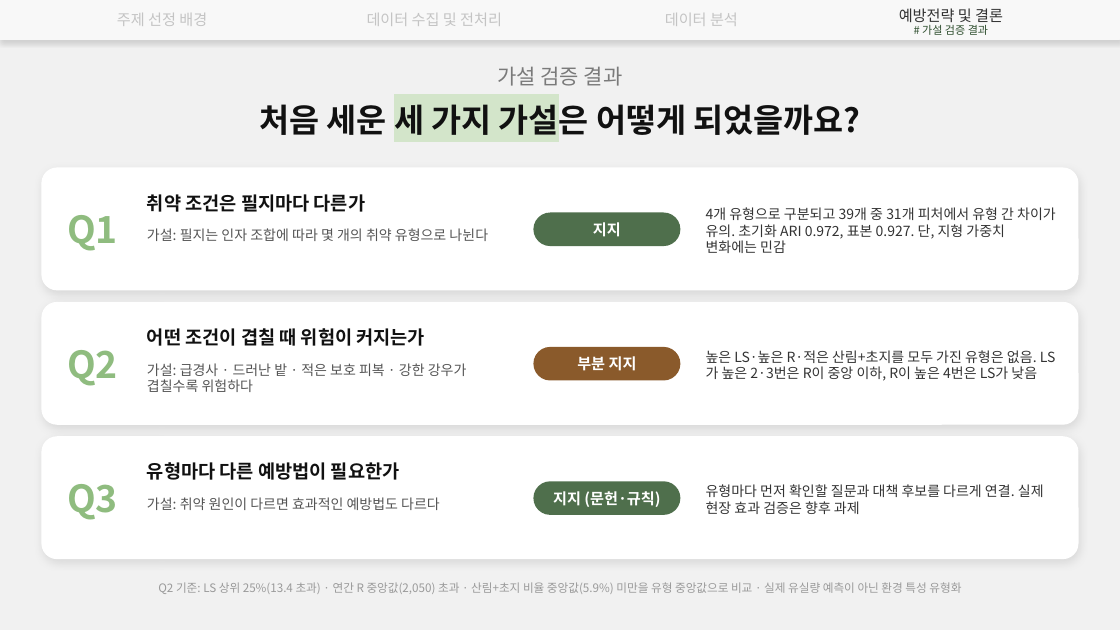
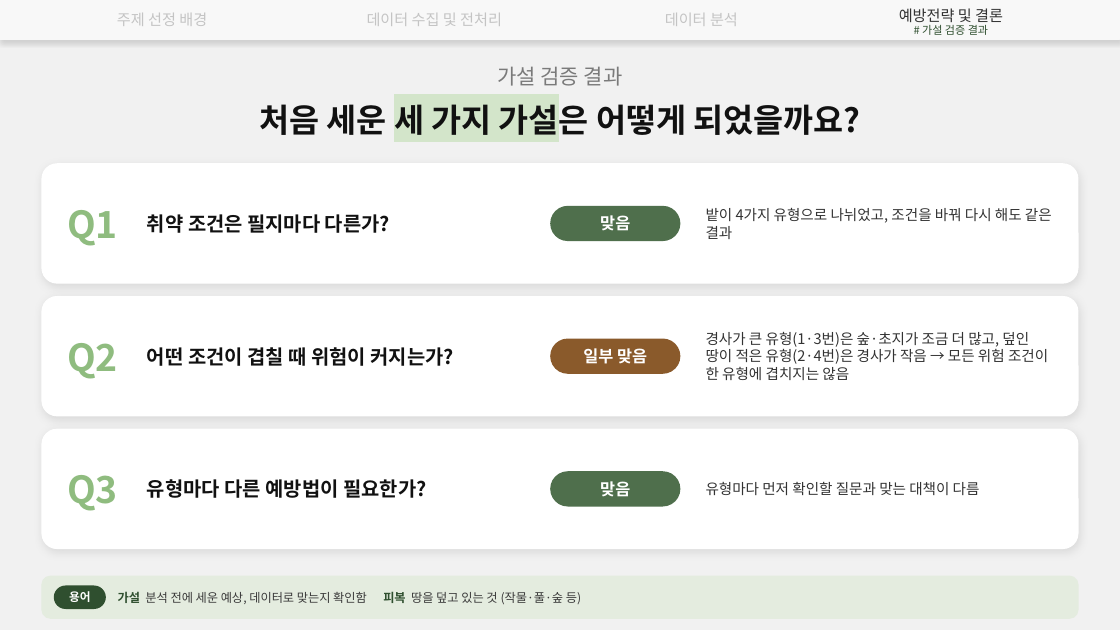
Before and after one commit to hanjune1121-afk/-, a slide deck: slide 17 of 발표자료/강원고랭지_토양유실_15쪽이후.pptx (slide 29 before the commit). Drawn at 1120x630 pixels with LibreOffice and Linux fonts; fonts in the diff are those of the drawing. Boxes give left, top, right and bottom in pixels: in the first picture for what was removed or moved away, otherwise in the second. Text is boxed around its words. In the diff, an @@ line names an element or a change of style, - is before the commit and + after.

```diff
--- a/발표자료/강원고랭지_토양유실_15쪽이후.pptx
+++ b/발표자료/강원고랭지_토양유실_15쪽이후.pptx
@@ rounded rectangle added at [550, 206, 681, 241], fill #4F6F4C, 14 pt, text #FFFFFF, bold @@
+맞음
@@ text removed at [706, 207, 1056, 253] @@
-4개 유형으로 구분되고 39개 중 31개 피처에서 유형 간 차이가 유의. 초기화 ARI 0.972, 표본 0.927. 단, 지형 가중치 변화에는 민감
@@ text added at [706, 208, 1052, 239], 12.5 pt, text #333333 @@
+밭이 4가지 유형으로 나뉘었고, 조건을 바꿔 다시 해도 같은 결과
@@ text at [147, 214, 390, 233]: text changed; size 16 to 17 pt @@
-취약 조건은 필지마다 다른가
+취약 조건은 필지마다 다른가?
@@ text removed at [147, 228, 488, 241] @@
-가설: 필지는 인자 조합에 따라 몇 개의 취약 유형으로 나뉜다
@@ rounded rectangle removed at [534, 213, 681, 246] @@
-지지
@@ 2 texts, 2 rounded rectangles: place and size @@
-2 texts, 2 rounded rectangles at [42, 168, 1078, 424]
+2 texts, 2 rounded rectangles at [42, 164, 1078, 416]
@@ vertical alignment top to middle in 4 elements at [147, 214, 390, 233], [147, 479, 427, 498], [147, 347, 455, 366], [706, 332, 1048, 380] @@
@@ text at [147, 347, 455, 366]: text changed; size 16 to 17 pt @@
-어떤 조건이 겹칠 때 위험이 커지는가
+어떤 조건이 겹칠 때 위험이 커지는가?
@@ rounded rectangle "일부 맞음": place and size @@
-rounded rectangle "일부 맞음" at [534, 347, 681, 381]
+rounded rectangle "일부 맞음" at [550, 339, 681, 374]
@@ text in rounded rectangle at [583, 348, 647, 364]: text changed; size 13 to 14 pt @@
-부분 지지
+일부 맞음
@@ text at [706, 332, 1048, 380]: text changed; size 12 to 12.5 pt; text colour #555555 to #333333 @@
-가설: 급경사 · 드러난 밭 · 적은 보호 피복 · 강한 강우가 겹칠수록 위험하다
+경사가 큰 유형(1·3번)은 숲·초지가 조금 더 많고, 덮인 땅이 적은 유형(2·4번)은 경사가 작음 → 모든 위험 조건이 한 유형에 겹치지는 않음
@@ text removed at [706, 350, 1037, 381] @@
-높은 LS·높은 R·적은 산림+초지를 모두 가진 유형은 없음. LS가 높은 2·3번은 R이 중앙 이하, R이 높은 4번은 LS가 낮음
@@ proportions changed in 3 elements at [42, 164, 1078, 283], [42, 297, 1078, 416], [42, 429, 1078, 549] @@
@@ rounded rectangle: place and size @@
-rounded rectangle at [42, 437, 1078, 559]
+rounded rectangle at [42, 429, 1078, 549]
@@ text "Q3": place and size @@
-text "Q3" at [67, 484, 118, 520]
+text "Q3" at [67, 475, 118, 511]
@@ text at [147, 479, 427, 498]: text changed; size 16 to 17 pt @@
-유형마다 다른 예방법이 필요한가
+유형마다 다른 예방법이 필요한가?
@@ rounded rectangle added at [550, 471, 681, 507], fill #4F6F4C, 14 pt, text #FFFFFF, bold @@
+맞음
@@ text removed at [147, 497, 440, 510] @@
-가설: 취약 원인이 다르면 효과적인 예방법도 다르다
@@ rounded rectangle removed at [534, 481, 681, 515] @@
-지지 (문헌·규칙)
@@ text at [706, 482, 980, 495]: text changed; size 12 to 12.5 pt @@
-유형마다 먼저 확인할 질문과 대책 후보를 다르게 연결. 실제 현장 효과 검증은 향후 과제
+유형마다 먼저 확인할 질문과 맞는 대책이 다름
@@ rounded rectangle added at [42, 576, 1078, 618], fill #E4ECDF, outline #E4ECDF 1 pt @@
@@ rounded rectangle added at [54, 586, 106, 609], fill #2F4F2F, 10 pt, text #FFFFFF, bold @@
+용어
@@ text added at [118, 591, 581, 604], 10.5 pt, text #3A3A3A @@
+가설 분석 전에 세운 예상, 데이터로 맞는지 확인함 피복 땅을 덮고 있는 것 (작물·풀·숲 등)
@@ text removed at [158, 582, 961, 594] @@
-Q2 기준: LS 상위 25%(13.4 초과) · 연간 R 중앙값(2,050) 초과 · 산림+초지 비율 중앙값(5.9%) 미만을 유형 중앙값으로 비교 · 실제 유실량 예측이 아닌 환경 특성 유형화
```
Also in this commit, not shown: 18 other slides changed, 14 slides added, 11 slides removed, 4 other files.
